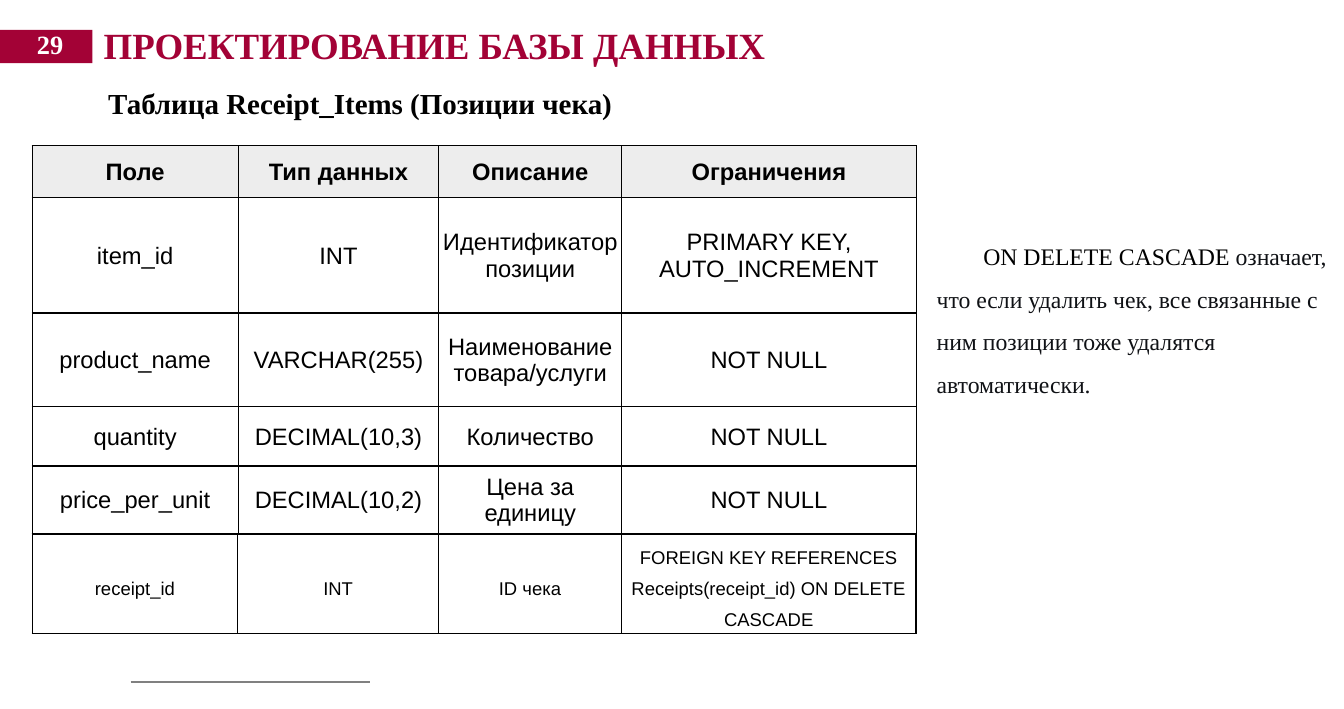
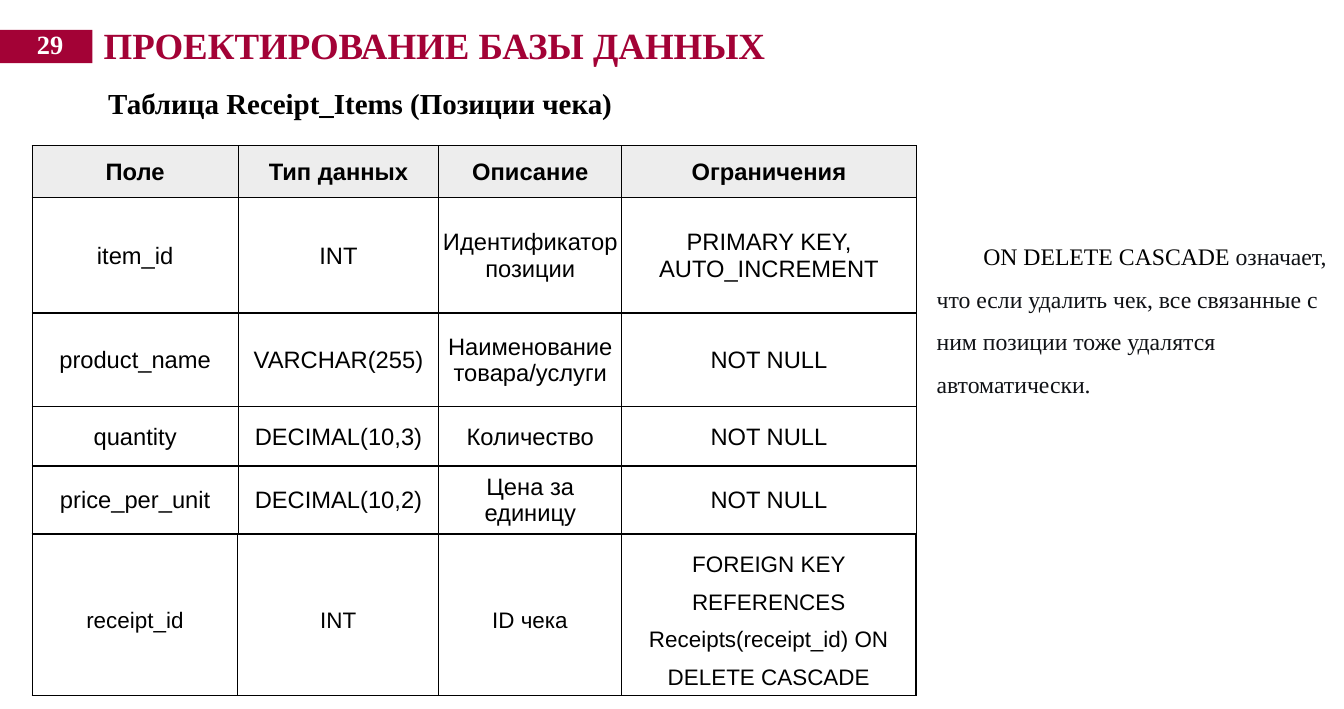
Before and after one commit to xramokkk/lab-2, a slide deck: slide 29 of лаб 2.pptx. Drawn at 1344x709 pixels with LibreOffice and Linux fonts; fonts in the diff are those of the drawing; background and template pictures are left out. Boxes give left, top, right and bottom in pixels: in the first picture for what was removed or moved away, otherwise in the second. Text is boxed around its words. In the diff, an @@ line names an element or a change of style, - is before the commit and + after.

```diff
--- a/лаб 2.pptx
+++ b/лаб 2.pptx
@@ table at [32, 534, 916, 690] @@
@@ size 14 to 17 pt @@
@@ rectangle added at [109, 665, 394, 694], fill #FFFFFF @@
@@ line removed from (131, 682) to (370, 682) @@
```
Also in this commit, not shown: 33 other slides changed.
